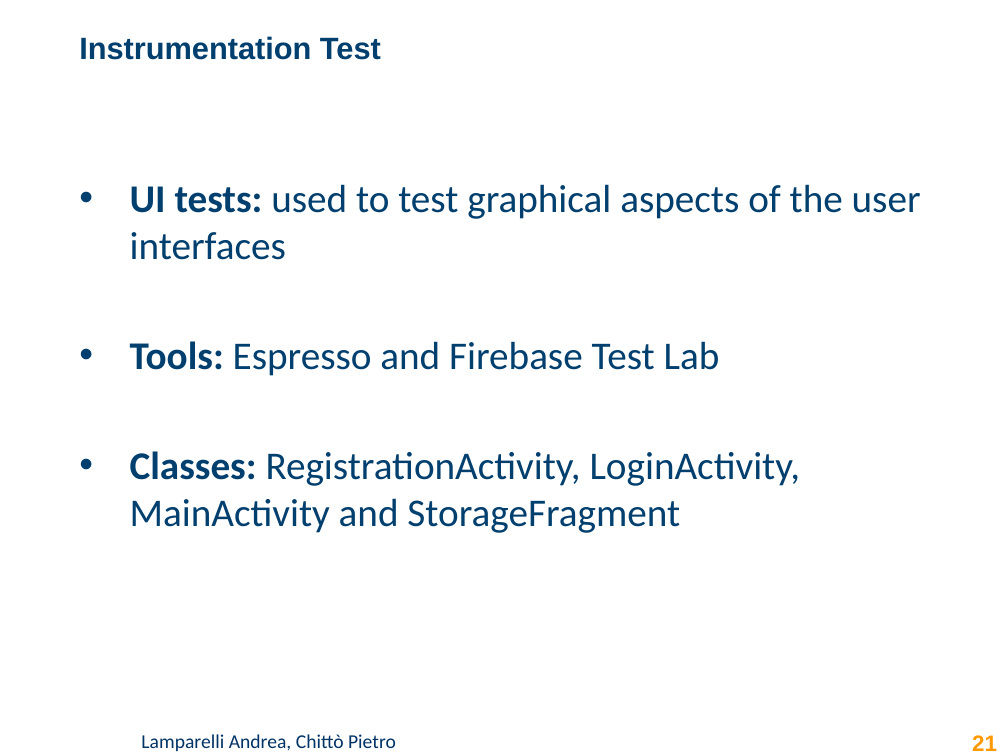
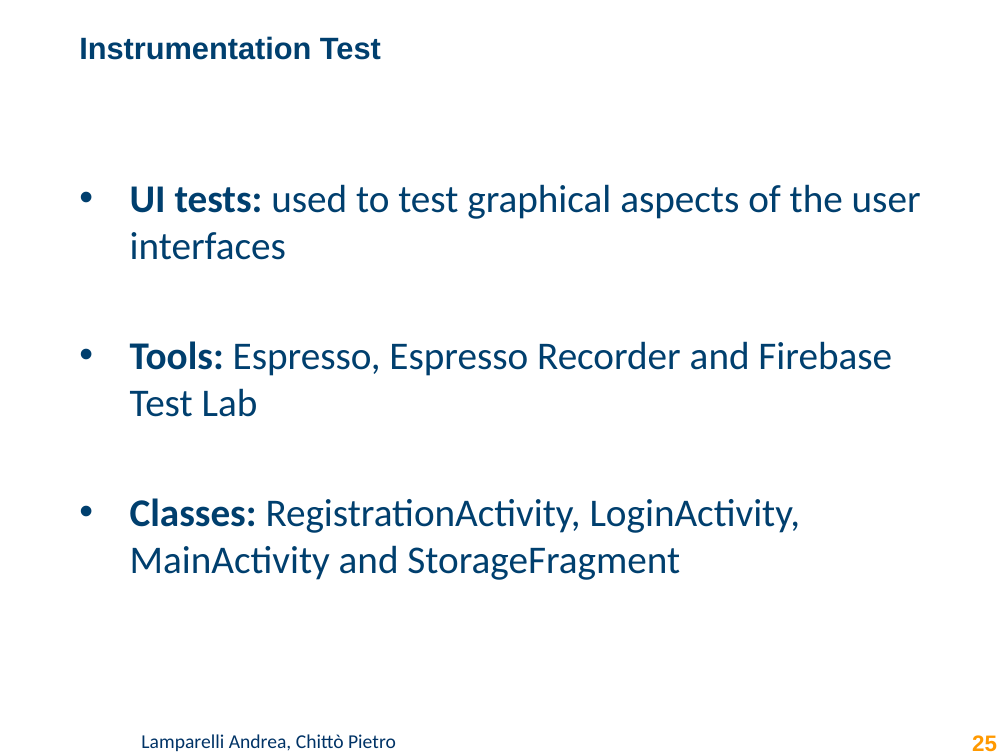
Before and after one commit to lampajr/QDocs, a slide deck: slide 25 of documentation/presentation_qdocs.pptx (slide 21 before the commit). Drawn at 1008x756 pixels with LibreOffice and Linux fonts; fonts in the diff are those of the drawing; background and template pictures are left out. Boxes give left, top, right and bottom in pixels: in the first picture for what was removed or moved away, otherwise in the second. Text is boxed around its words. In the diff, an @@ line names an element or a change of style, - is before the commit and + after.

```diff
--- a/documentation/presentation_qdocs.pptx
+++ b/documentation/presentation_qdocs.pptx
@@ text at bbox=[130, 341, 892, 417]: text changed @@
-• Tools: Espresso and Firebase Test Lab
+• Tools: Espresso, Espresso Recorder and Firebase Test Lab
@@ page number at bbox=[972, 735, 997, 752]: text changed @@
-21
+25
```
Also in this commit, not shown: 3 other slides changed, 4 slides added, 1 other file.
